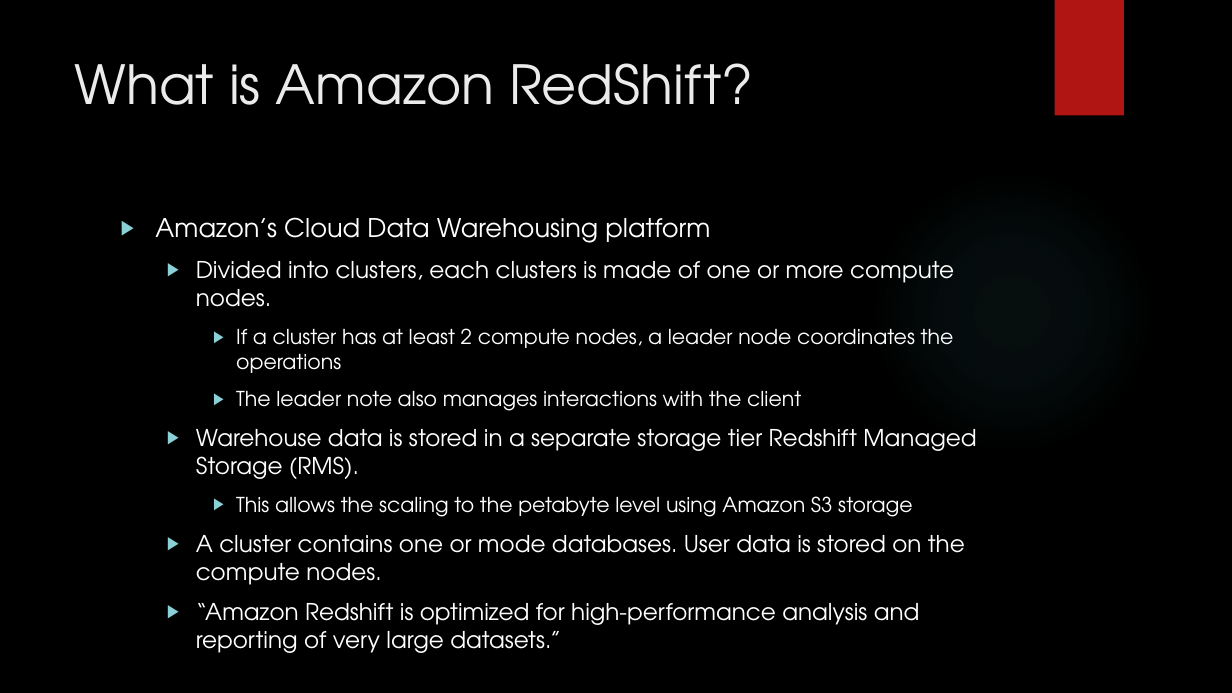
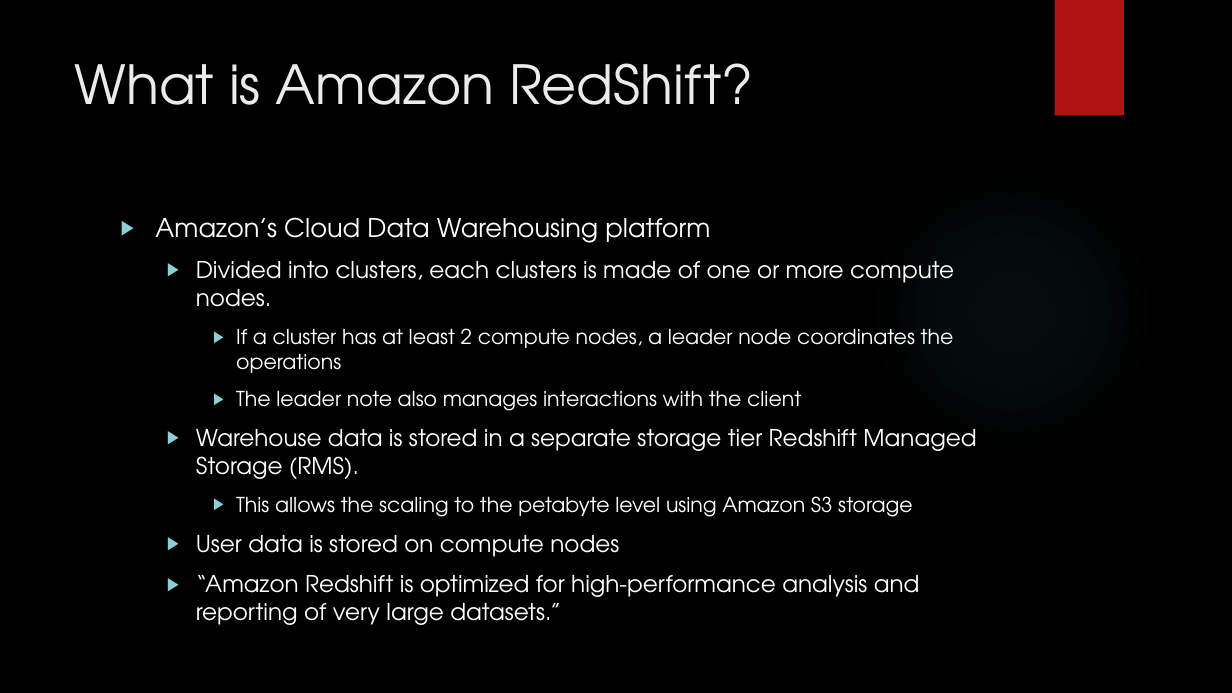
Before and after one commit to blasher565/advDBM_csit565, a slide deck: slide 4 of Final/lasher_redshift_dl_ml_csit565_final.pptx. Drawn at 1232x693 pixels with LibreOffice and Linux fonts; fonts in the diff are those of the drawing; background and template pictures are left out. Boxes give left, top, right and bottom in pixels: in the first picture for what was removed or moved away, otherwise in the second. Text is boxed around its words. In the diff, an @@ line names an element or a change of style, - is before the commit and + after.

```diff
--- a/Final/lasher_redshift_dl_ml_csit565_final.pptx
+++ b/Final/lasher_redshift_dl_ml_csit565_final.pptx
@@ text at [196, 535, 619, 557]: text changed @@
-  ▶ A cluster contains one or mode databases. User data is stored on the compute nodes.
+  ▶ User data is stored on compute nodes
```
